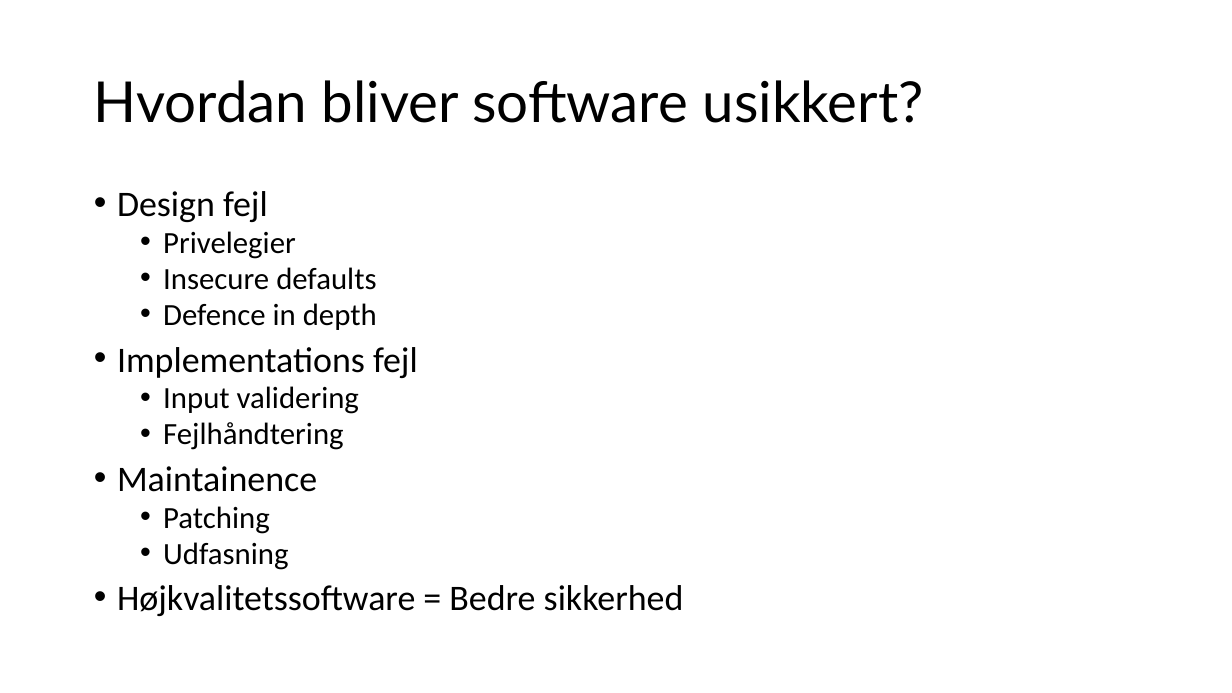
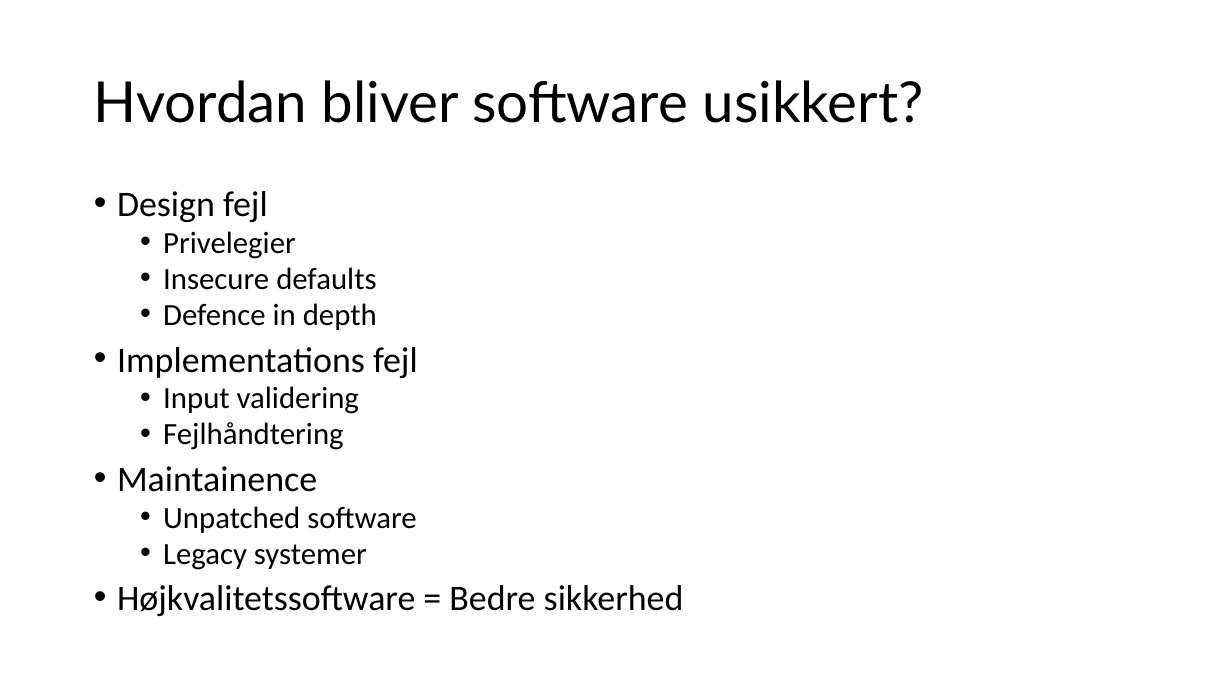
Before and after one commit to Kristiansax/kea-software-security-exam-slides, a slide deck: slide 3 of 9 - Audit af software.pptx. Drawn at 1232x693 pixels with LibreOffice and Linux fonts; fonts in the diff are those of the drawing. Boxes give left, top, right and bottom in pixels: in the first picture for what was removed or moved away, otherwise in the second. Text is boxed around its words. In the diff, an @@ line names an element or a change of style, - is before the commit and + after.

```diff
--- a/9 - Audit af software.pptx
+++ b/9 - Audit af software.pptx
@@ text at bbox=[163, 506, 416, 570]: text changed @@
-  • Patching
-  • Udfasning
+  • Unpatched software
+  • Legacy systemer
```
Also in this commit, not shown: 4 slides added, 1 slide removed, 6 other files.
